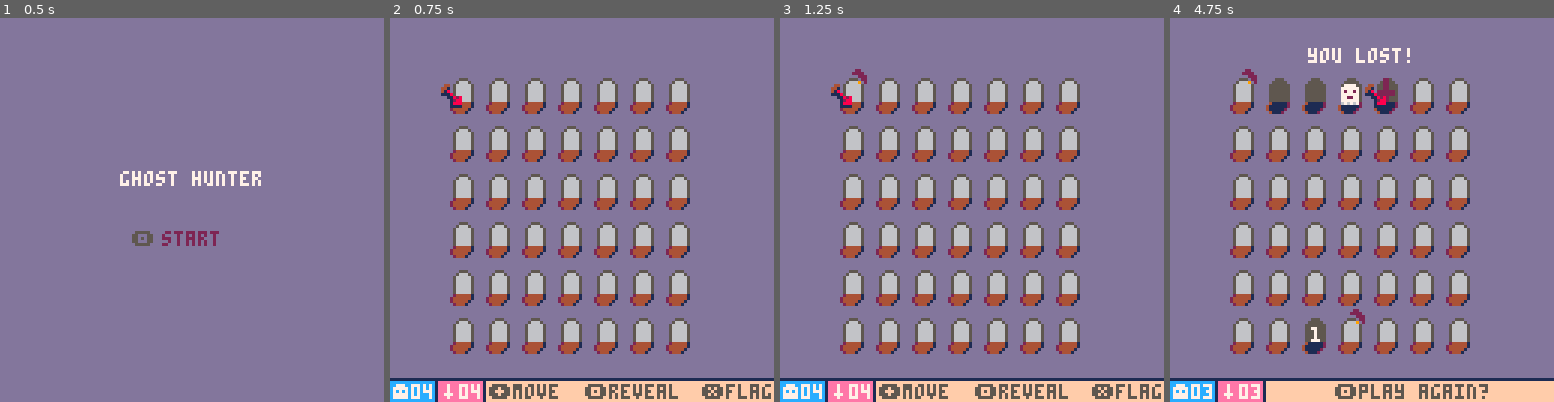
Above: before the commit, frames 1-4 (left to right).
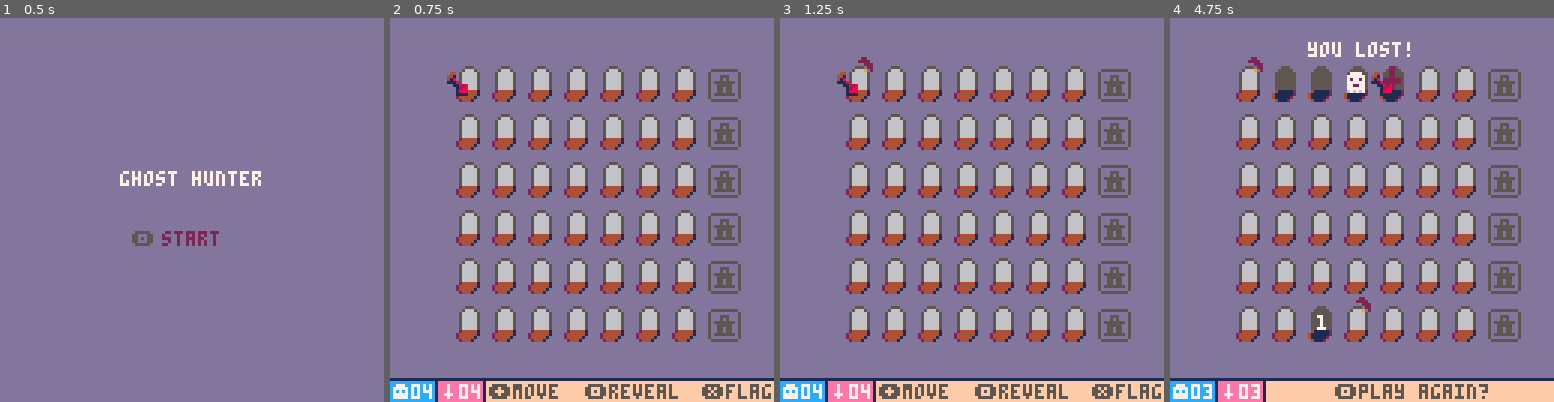
Above: after the commit, the same moments.

Repository: J0shW/ghosthunter
Game: PICO-8 cartridge ghosthunter.p8
Same seed, same stepped clock (60 frames per second), same inputs: the game is played once before the commit and once after it.
Inputs:
- Up to frame 1 (0.5 s): tap X (X key) at 0.33 s
- Up to frame 2 (0.75 s): tap O (Z key) at 0.7 s
- Up to frame 3 (1.25 s): tap X (X key) at 1.07 s
- Up to frame 4 (4.75 s): hold Right 1.6-2.1 s; tap O (Z key) every 0.4 s from 1.7 to 4.5 s; tap X (X key) at 1.85, 2.97, 4.08 s; hold Up 2.15-2.42 s; hold Right 2.47-3.03 s; hold Left 3.08-3.58 s; hold Down 3.63-3.97 s; hold Right 4.02-4.68 s; hold Up from 4.73 s (still down)

Frame 1 is identical in both runs. In frame 2, 30% of the frame differs, in the area x 13-92%, y 12-88%; in frame 3, 30%; in frame 4, 30%, in the area x 15-92%, y 6-88%.

Commit message:
Added basic upgrade system

Diff:
--- a/ghosthunter.p8
+++ b/ghosthunter.p8
@@ -3,17 +3,17 @@
 __lua__
 #include main.lua
 __gfx__
-00000000000555000244444100055500041111120440000007770000007000000000000000000000000000000000000000000000000000000000000000000000
-00000000005666502444444100555550411111124410000077777000007000000000000000000000000000000000000000000000000000000000000000000000
-00000000056666652444441005555555411111204180000070707000007000000000000000000000000000000000000000000000000000000000000000000000
-00777000056666650244410005555555041112001118000077777000077700000000000000000000000000000000000000000000000000000000000000000000
-00777000056666650000000005555555000000000011828077777000007000000000000000000000000000000000000000000000000000000000000000000000
-00777000056666650000000005555555000000000001288000000000000000000000000000000000000000000000000000000000000000000000000000000000
-00000000056666650000000005555555000000000001888000000000000000000000000000000000000000000000000000000000000000000000000000000000
-00000000056666650000000005555555000000000001111000000000000000000000000000000000000000000000000000000000000000000000000000000000
-00000000000000000002200000000000000000000000000000000000000000000000000000000000000000000000000000000000000000000000000000000000
-00000000007777000002200000000000000000000000000000000000000000000000000000000000000000000000000000000000000000000000000000000000
-00000000077777700002200000000000000000000000000000000000000000000000000000000000000000000000000000000000000000000000000000000000
+00000000000555000244444100055500041111120440000007770000007000000555555555000000066666666600000000000000000000000000000000000000
+00000000005666502444444100555550411111124410000077777000007000005000000000500000666666666660000000000000000000000000000000000000
+00000000056666652444441005555555411111204180000070707000007000005000555000500000666688866660000000000000000000000000000000000000
+00777000056666650244410005555555041112001118000077777000077700005000505000500000666686866660000000000000000000000000000000000000
+00777000056666650000000005555555000000000011828077777000007000005055555550500000668888888660000000000000000000000000000000000000
+00777000056666650000000005555555000000000001288000000000000000005005555500500000666888886660000000000000000000000000000000000000
+0000000005666665000000000555555500000000000188800000000000000000500550550050000066688a886660000000000000000000000000000000000000
+0000000005666665000000000555555500000000000111100000000000000000500550550050000066688a886660000000000000000000000000000000000000
+00000000000000000002200000000000000000000000000000000000000000005055555550500000668888888660000000000000000000000000000000000000
+00000000007777000002200000000000000000000000000000000000000000005000000000500000566666666650000000000000000000000000000000000000
+00000000077777700002200000000000000000000000000000000000000000000555555555000000055555555500000000000000000000000000000000000000
 00000000072772700002200000002200000000000000000000000000000000000000000000000000000000000000000000000000000000000000000000000000
 00000000077777700222222000022220000000000000000000000000000000000000000000000000000000000000000000000000000000000000000000000000
 00000000077227700222222000000222000000000000000000000000000000000000000000000000000000000000000000000000000000000000000000000000
--- a/main.lua
+++ b/main.lua
@@ -24,6 +24,14 @@
  boardOffsetX=20
  boardOffsetY=20
 
+ -- when an upgrade is unavailable, it is set to nil
+ -- when an upgrade is available, it is set to true
+ -- when the upgrade is used, it is set to false
+ upgrades={}
+ for i=1,boardHeight do
+  add(upgrades, nil)
+ end
+
  cursor=1
 
  gameStates={startMenu=0, playing=1, won=2, lost=3}
@@ -60,7 +68,12 @@
   -- circfill(hcenter(btntxt)-5,vcenter(btntxt)+12, 1, t%30==1 and 7 or 2)
  end
  if gamestate!=gameStates.startMenu then
-  -- drawBoard()
+  -- center board on screen
+  local boardWidthPixels=boardWidth*tileWidth
+  local boardHeightPixels=boardHeight*tileHeight
+  local boardOffsetX=(128-boardWidthPixels)/2
+  local boardOffsetY=(128-boardHeightPixels)/2
+
   for i=1,#board do
    local tx=flr((i-1)%boardWidth)*tileWidth+boardOffsetX
    -- we use the lua backslash here to divide and floor at the same time
@@ -70,7 +83,6 @@
    if board[i]!=tileStates.emptyRevealed and board[i]!=tileStates.ghostRevealed and board[i]!=tileStates.curseRevealed then
     spr(1, tx, ty)
     spr(2, tx, ty+8)
-
    -- if revealed tile
    elseif board[i]==tileStates.emptyRevealed or board[i]==tileStates.ghostRevealed or board[i]==tileStates.curseRevealed then
     spr(3, tx, ty)
@@ -82,14 +94,20 @@
     end
    end
 
-   -- spr(2, flr((i-1)%boardWidth)*8, flr((i-1)%boardHeight)*13+8)
-   -- print(board[i], tx+2, ty+3, 7)
-
    if board[i]==tileStates.emptyRevealed then
     countNeighbors(i, tx+3, ty+3)
    end
    if board[i]==tileStates.emptyFlagged or board[i]==tileStates.ghostFlagged or board[i]==tileStates.curseFlagged then
     spr(19, tx+1, ty-6)
+   end
+  end
+
+  for i=1,boardHeight do
+   -- if row is revealed, draw an upgrade button
+   if upgrades[i]==true then
+    spr(10, boardWidthPixels+boardOffsetX, flr((i-1)%boardWidth)*tileHeight+boardOffsetY+1, 2, 2)
+   elseif upgrades[i]==nil then
+    spr(8, boardWidthPixels+boardOffsetX, flr((i-1)%boardWidth)*tileHeight+boardOffsetY+1, 2, 2)
    end
   end
 
@@ -112,10 +130,15 @@
   print(numCurses < 10 and "0"..numCurses or numCurses, 23, 122, 7)
   rectfill(32, 121, 128, 128, 15)
 
-  local cx=flr((cursor-1)%boardWidth)*tileWidth+boardOffsetX
-  local cy=flr((cursor-1)\boardWidth)*tileHeight+boardOffsetY
-  --  spr(17, cx-4, cy+2)
-  spr(5, cx-3, cy+2)
+  if activeUpgradeRow!=nil then
+   local tx=boardWidthPixels+boardOffsetX
+   local ty=flr((activeUpgradeRow-1)%boardWidth)*tileHeight+boardOffsetY+1
+   spr(5, tx, ty)
+  else
+   local cx=flr((cursor-1)%boardWidth)*tileWidth+boardOffsetX
+   local cy=flr((cursor-1)\boardWidth)*tileHeight+boardOffsetY
+   spr(5, cx-3, cy+2)
+  end
  end
  if gamestate==gameStates.playing then
   -- show controls
@@ -128,13 +151,13 @@
  end
  if gamestate==gameStates.won then
   local title="you won!"
-  print(title, hcenter(title), 10, 7)
+  print(title, hcenter(title), 8, 7)
   spr(32, 55, 122)
   print("play again?", 63, 122, 5)
  end
  if gamestate==gameStates.lost then
   local title="you lost!"
-  print(title, hcenter(title), 10, 7)
+  print(title, hcenter(title), 8, 7)
   spr(32, 55, 122)
   print("play again?", 63, 122, 5)
  end
@@ -164,6 +187,7 @@
   end
   if win then
    gamestate=gameStates.won
+   sfx(3)
   end
 
   -- lose check
@@ -189,10 +213,20 @@
    cursor=belowExists and cursor+boardWidth or ((cursor-1)%boardWidth)+1
   end
   if btnp(⬅️) then
-   cursor=leftExists and cursor-1 or cursor+(boardWidth-1)
+   if activeUpgradeRow!=nil then
+    activeUpgradeRow=nil
+   else
+    cursor=leftExists and cursor-1 or cursor+(boardWidth-1)
+   end
   end
   if btnp(➡️) then
-   cursor=rightExists and cursor+1 or cursor-(boardWidth-1)
+   -- get row of cursor
+   local cursorRow=flr((cursor-1)/boardWidth)+1
+   if rightExists==false and upgrades[cursorRow]==true then
+    activeUpgradeRow=cursorRow
+   else
+    cursor=rightExists and cursor+1 or cursor-(boardWidth-1)
+   end
   end
   if btnp(❎) then
    if board[cursor]==tileStates.empty then
@@ -210,12 +244,48 @@
    end
   end
   if btnp(🅾️) then
-   if board[cursor]==tileStates.empty or board[cursor]==tileStates.emptyFlagged then
-    board[cursor]=tileStates.emptyRevealed
-   elseif board[cursor]==tileStates.ghost or board[cursor]==tileStates.ghostFlagged then
-    board[cursor]=tileStates.ghostRevealed
-   elseif board[cursor]==tileStates.curse or board[cursor]==tileStates.curseFlagged then
-    board[cursor]=tileStates.curseRevealed
+   if activeUpgradeRow!=nil then
+    if upgrades[activeUpgradeRow]==true then
+     -- find a ghost and reveal it
+     for i=1,#board do
+      if board[i]==tileStates.ghost or board[i]==tileStates.ghostFlagged then
+       board[i]=tileStates.ghostRevealed
+       -- clear the upgrade
+       upgrades[activeUpgradeRow]=false
+       sfx(2)
+       break
+      end
+     end
+    end
+    activeUpgradeRow=nil
+   else
+    if board[cursor]==tileStates.empty or board[cursor]==tileStates.emptyFlagged then
+     board[cursor]=tileStates.emptyRevealed
+     sfx(0)
+    elseif board[cursor]==tileStates.ghost or board[cursor]==tileStates.ghostFlagged then
+     board[cursor]=tileStates.ghostRevealed
+     sfx(2)
+    elseif board[cursor]==tileStates.curse or board[cursor]==tileStates.curseFlagged then
+     board[cursor]=tileStates.curseRevealed
+     sfx(1)
+    end
+   end
+  end
+
+  -- check if all tiles in a row are revealed
+  for i=1,boardHeight do
+   if upgrades[i]==nil then
+    local rowStart=(i-1)*boardWidth+1
+    local rowEnd=rowStart+boardWidth-1
+    local rowRevealed=true
+    for j=rowStart,rowEnd do
+     if board[j]!=tileStates.emptyRevealed and board[j]!=tileStates.ghostRevealed and board[j]!=tileStates.curseRevealed then
+      rowRevealed=false
+     end
+    end
+    if rowRevealed then
+     upgrades[i]=true
+    end
    end
   end
  end
@@ -231,6 +301,10 @@
 end
 
 function initBoard(ghostCount, curseCount)
+ -- clear upgrades
+ for i=1,boardHeight do
+  upgrades[i]=nil
+ end
  board={}
  for i=1,boardWidth*boardHeight do
   board[i]=tileStates.empty
Not shown, changed: the sound effects (__sfx__) section of ghosthunter.p8
Not shown, changed: ghosthunter.p8.png
